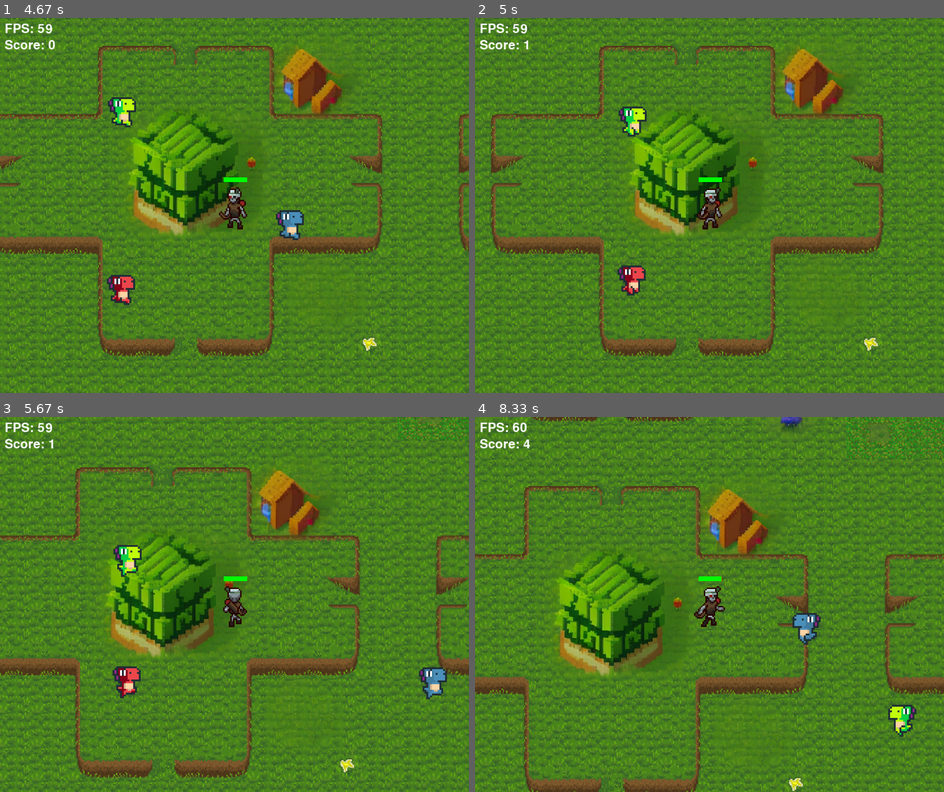
Above: before the commit, frames 1-4 (two rows, left to right).
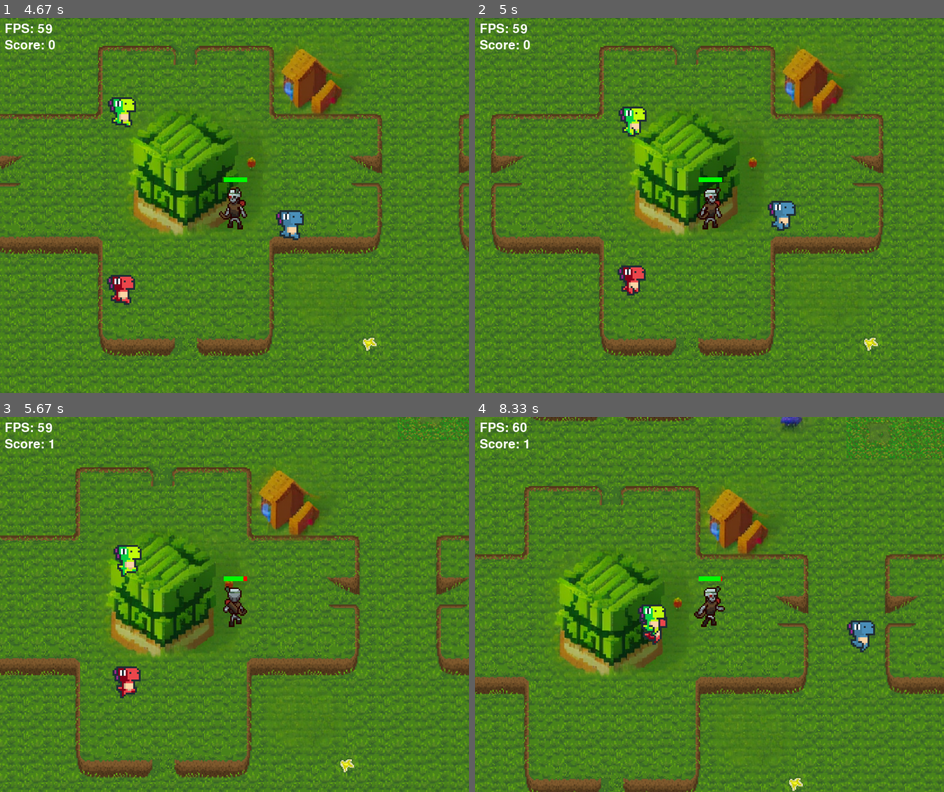
Above: after the commit, the same moments.

Repository: sunwindsss/Pygame-Projekts
Game: pygame game, started from entry.py
Same seed, same stepped clock (60 frames per second), same inputs: the game is played once before the commit and once after it.
Inputs:
- Up to frame 1 (4.67 s): hold D 0.33-0.8 s; hold W 0.83-1.13 s; tap Space at 0.9, 1.23, 1.53, 1.73, 2.03, 2.3, 2.63, 2.93, 3.07, 3.47, 3.77, 4.13, 4.53 s; hold D 1.17-1.63 s; hold A 1.67-2.2 s; hold S 2.23-2.53 s; hold A 2.57-2.97 s; hold W 3-3.37 s; hold D 3.4-4.03 s; hold S 4.07-4.43 s; hold A from 4.47 s (still down)
- Up to frame 2 (5 s): tap Space at 4.83 s; release A at 4.93 s; hold D from 4.97 s (still down)
- Up to frame 3 (5.67 s): tap Space at 5.03, 5.33, 5.53 s; release D at 5.43 s; hold W from 5.47 s (still down)
- Up to frame 4 (8.33 s): release W at 5.77 s; hold D 5.8-6.27 s; tap Space at 5.87, 6.17, 6.37, 6.67, 6.93, 7.7, 8.1 s; hold A 6.3-6.83 s; hold S 6.87-7.17 s; hold W 7.63-8 s; hold D from 8.03 s (still down)

Frame 1 is identical in both runs. In frame 2, 0.4% of the frame differs, in the area x 10-69%, y 5-57%; in frame 3, 0.4%; in frame 4, 1.6%, in the area x 10-95%, y 0-86%.

Commit message:
minor balance

Diff:
--- a/entry.py
+++ b/entry.py
@@ -262,11 +262,11 @@
         elif event.type == PLAYER_HIT:
             player_health -= 1
         elif event.type == ENEMY_HIT1:
-            enemy1_health -= 20
+            enemy1_health -= 1
         elif event.type == ENEMY_HIT2:
-            enemy2_health -= 20
+            enemy2_health -= 1
         elif event.type == ENEMY_HIT3:
-            enemy3_health -= 20
+            enemy3_health -= 1
 
         if event.type == pygame.KEYDOWN:
             if event.key == pygame.K_SPACE and len(player_arrows) < MAX_ARROWS:
